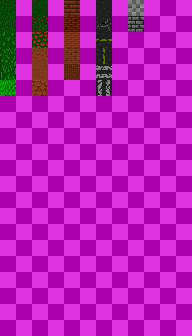
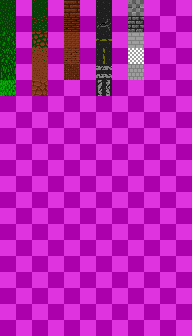
Comparing the layer stacks of the two w=192, h=336 images. Changes:
painted on "tiles" over [128, 32, 144, 80]
